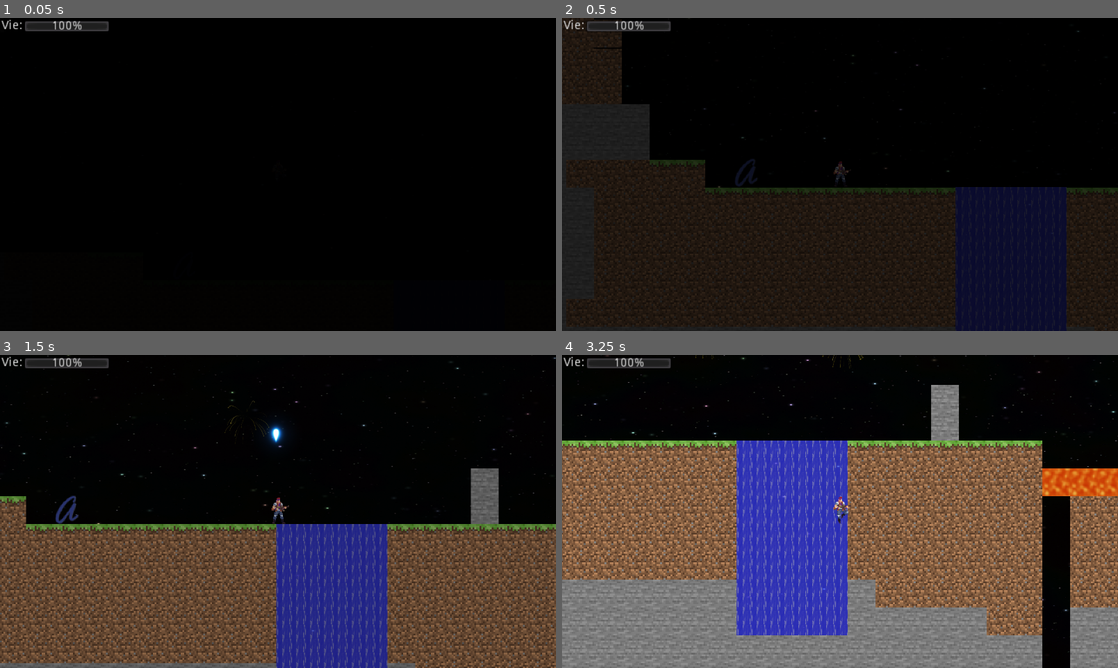
Above: before the commit, frames 1-4 (two rows, left to right).
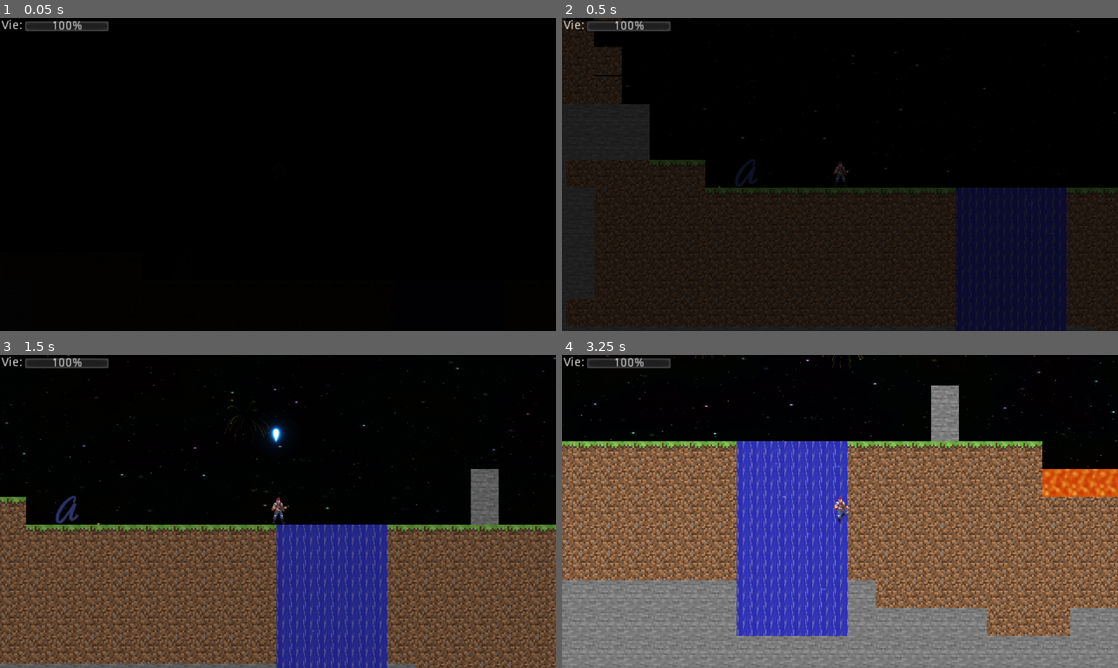
Above: after the commit, the same moments.

Repository: RedYou1/GoBros
Game: Godot game, scene res://Scenes/TestJonathan.tscn
Same seed, same stepped clock (60 frames per second), same inputs: the game is played once before the commit and once after it. Sound files missing from this copy of the repository are replaced by a short silence.
Inputs:
- Up to frame 1 (0.05 s): no input
- Up to frame 2 (0.5 s): no input
- Up to frame 3 (1.5 s): hold D (DROIT) 0.53-1.28 s; hold W (HAUT) from 0.53 s (still down); tap Space (SAUT) at 0.77 s; tap P (TIRER) at 1.35 s
- Up to frame 4 (3.25 s): tap Space (SAUT) at 1.52, 3.02 s; release W (HAUT) at 2.03 s; hold A (GAUCHE) 2.03-2.78 s; hold D (DROIT) 2.03-2.78 s; hold W (HAUT) from 2.78 s (still down); tap P (TIRER) at 2.85 s

Frame 1 is identical in both runs. In frame 2, 0.4% of the frame differs, in the area x 0-91%, y 0-55%; in frame 3, 2.9%; in frame 4, 8.7%, in the area x 0-100%, y 0-100%.

Commit message:
optimisation block

Diff:
--- a/Scenes/Block.tscn
+++ b/Scenes/Block.tscn
@@ -5,7 +5,7 @@
 [ext_resource path="res://Ressources/vacaroxa generic/Enemies/Explosion_Particle.png" type="Texture" id=3]
 
 [sub_resource type="RectangleShape2D" id=1]
-extents = Vector2( 15.9375, 15.9145 )
+extents = Vector2( 15.999, 15.999 )
 
 [sub_resource type="AtlasTexture" id=2]
 atlas = ExtResource( 3 )
@@ -49,6 +49,7 @@
 z_index = -10
 collision_layer = 31
 collision_mask = 31
+collision/safe_margin = 0.001
 script = ExtResource( 2 )
 
 [node name="Sprite" type="Sprite" parent="."]
@@ -63,7 +64,6 @@
 frame = 1
 
 [node name="block_above" type="RayCast2D" parent="."]
-enabled = true
 cast_to = Vector2( 0, -32 )
 
 [node name="SonExplosion" type="AudioStreamPlayer" parent="."]
--- a/Scenes/TestJonathan.tscn
+++ b/Scenes/TestJonathan.tscn
@@ -15,7 +15,7 @@
 position = Vector2( 314.91, -287.337 )
 
 [node name="TileMap" parent="." instance=ExtResource( 3 )]
-tile_data = PoolIntArray( -3538702, 5, 0, -3538701, 5, 0, -3 …(56343 unchanged characters)…  0, 262167, 0, 0, 262168, 0, 0, 262169, 1, 0, 262170, 0, 0, 262171, 0, 0, 262172, 1, 0, 262173, 1, 0, 262174, 0, 0, 262175, 0, 0, 262176, …(3003 unchanged characters)…
+tile_data = PoolIntArray( -3538702, 5, 0, -3538701, 5, 0, -3 …(56343 unchanged characters)…  0, 262167, 0, 0, 262168, 0, 0, 262169, 0, 0, 262170, 0, 0, 262171, 0, 0, 262172, 0, 0, 262173, 0, 0, 262174, 0, 0, 262175, 0, 0, 262176, …(3003 unchanged characters)…
 
 [node name="Mob_Tutoriel" parent="." instance=ExtResource( 2 )]
 position = Vector2( -508.503, -1618.76 )
--- a/Scripts/Block.gd
+++ b/Scripts/Block.gd
@@ -7,13 +7,16 @@
 
 var sleep
 var explosion
+var raycast
 var velocityY = 0
 
 func _ready():
 	explosion = get_node("explosion")
+	raycast = get_node("block_above")
 
 func _physics_process(delta):
 	if not sleep:
+		raycast.enabled = false
 		if GRAVITY != 0:
 			velocityY += GRAVITY
 			var t = move_and_collide(Vector2(0,velocityY))
@@ -49,7 +52,7 @@
 
 func unSleep():
 	sleep = false
-	var raycast = get_node("block_above")
+	raycast.enabled = true
 	var col = raycast.get_collider()
 	if col != null and col.is_in_group("Block"):
 		col.unSleep()
